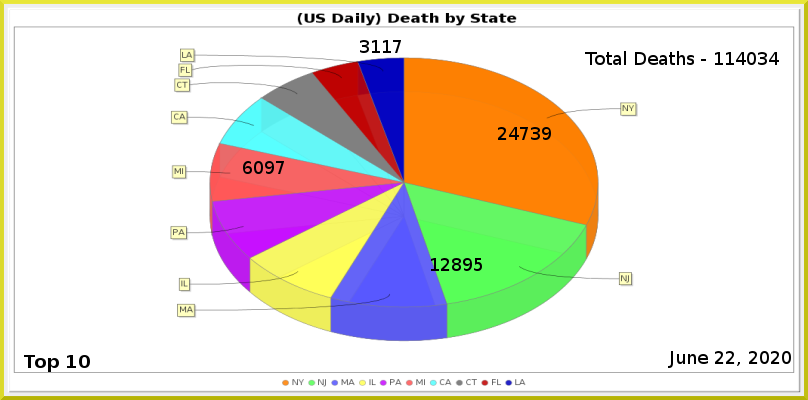
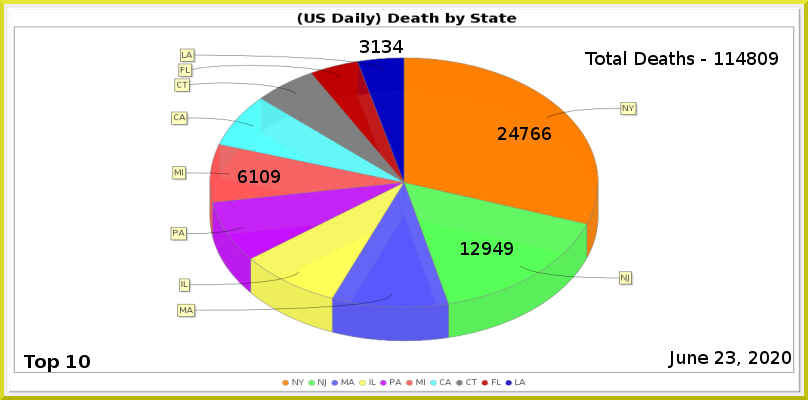
Comparing the layer stacks of the two 808px x 400px images. Changes:
painted on "Least" over left=382, top=40, right=403, bottom=53
painted on "MI" over left=238, top=161, right=284, bottom=183
painted on "NJ" over left=431, top=242, right=513, bottom=271
painted on "NY" over left=531, top=127, right=551, bottom=140
renamed "Total Deaths - 114034" to "Total Deaths - 114809", painted on it over left=747, top=52, right=779, bottom=65
painted on "Current Date" over left=726, top=351, right=735, bottom=364
painted on "Death_by_State.png" over left=170, top=48, right=638, bottom=342
